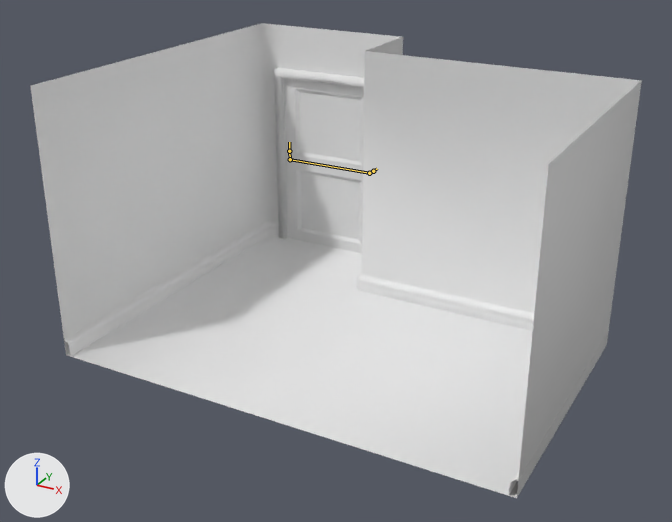
Before and after pictures for a commit that changed the FBX model Assets/Models/Alex's House/House Interior.fbx.
Camera for both pictures: a 50 mm lens placed at (37.3, -92.5, 49.2), pointed at (-6.6, -12.8, 9.3). Lighting does not change. The marker at lower left points along +X, +Y and +Z. The bones that bend it are drawn over the model as lines.

Names of what the first picture shows: 'Room'.
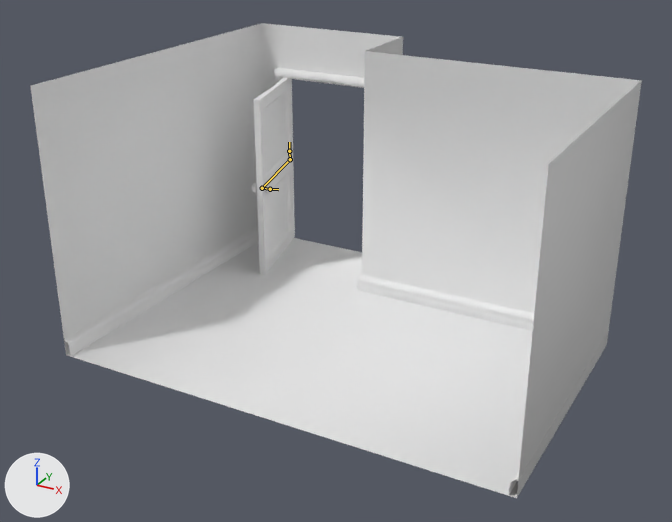
The newer file adds an action. The first version stands in its rest pose; the second is drawn at frame 1 of the action 'Armature|Door_Open'.

What differs and where, as boxes (x1, y1, x2, y2) in the pictures (672 x 522 px):
'Room', posed: (30, 23, 642, 498) in both
bone 'Door', root to tip: before (290, 159) to (369, 173); after (290, 159) to (262, 188)

Edits to the bpy script that builds the scene:
```text
Change bone_door:
    where bone_door = bpy.data.objects['Armature'].pose.bones['Door']
    bone_door.rotation_quaternion: (1.0, 0.0, 0.0, 0.0) -> (0.792, 0.61, 0.0, 0.0)  # degrees (0, 0, 0) -> degrees (75, 0, 0)
```
